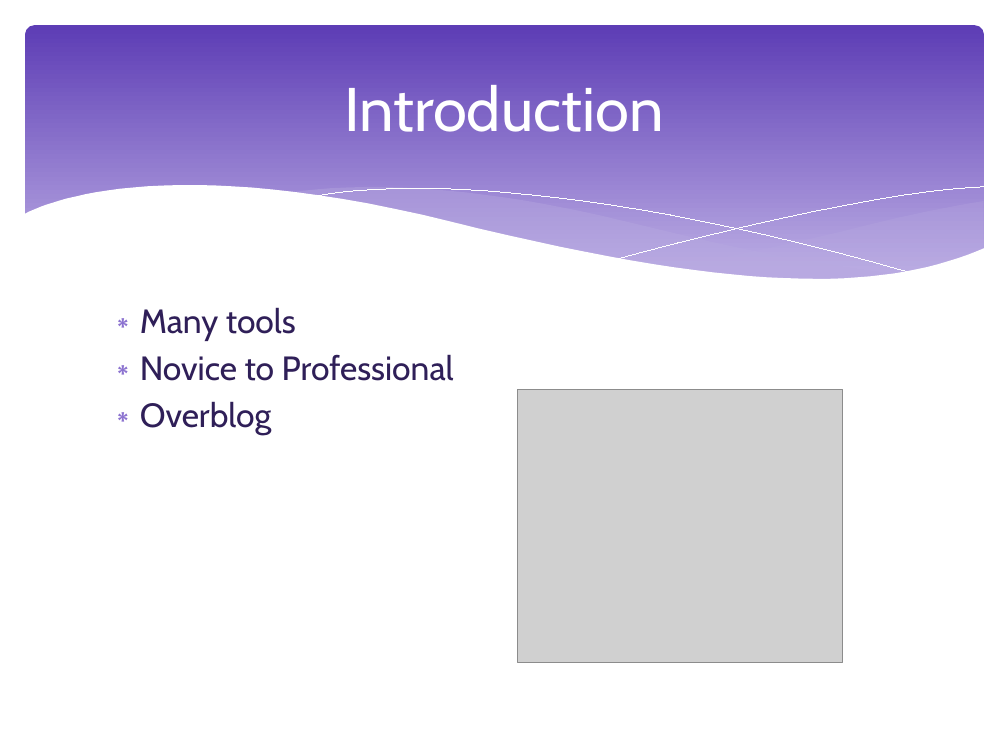
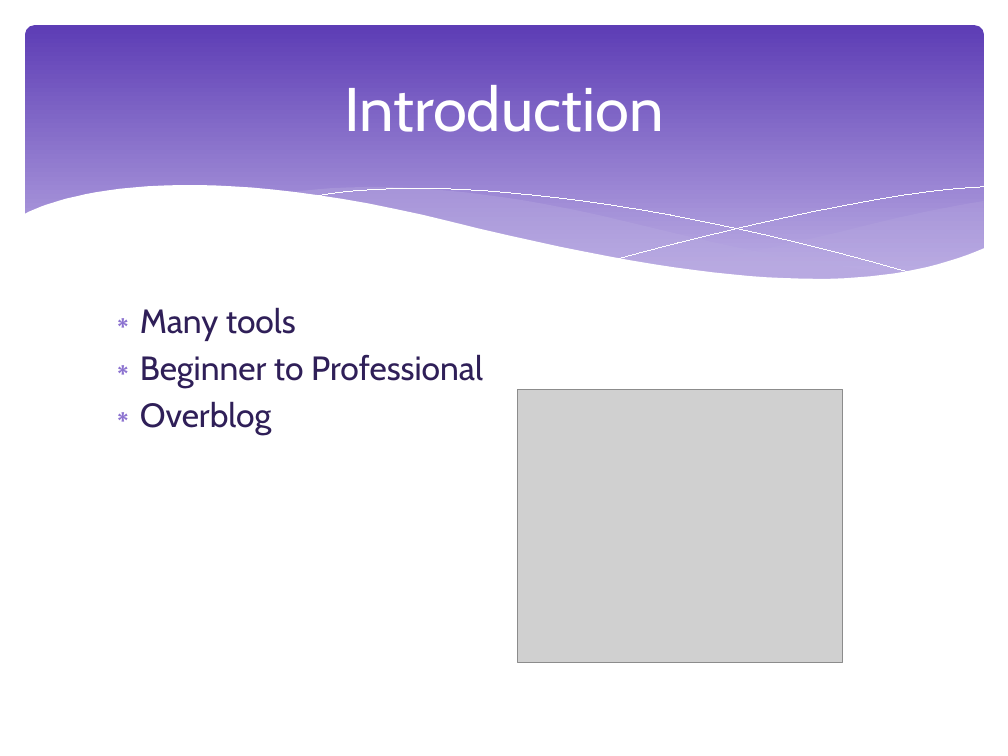
Before and after one commit to NoemieRullier/EnglishProjectBlog, a slide deck: slide 3 of Presentation.pptx. Drawn at 1008x756 pixels with LibreOffice and Linux fonts; fonts in the diff are those of the drawing; grey boxes stand for pictures. Boxes give left, top, right and bottom in pixels: in the first picture for what was removed or moved away, otherwise in the second. Text is boxed around its words. In the diff, an @@ line names an element or a change of style, - is before the commit and + after.

```diff
--- a/Presentation.pptx
+++ b/Presentation.pptx
@@ text at box(140, 354, 483, 388): text changed @@
-∗ Novice to Professional
+∗ Beginner to Professional
```
Also in this commit, not shown: 3 other slides changed.
